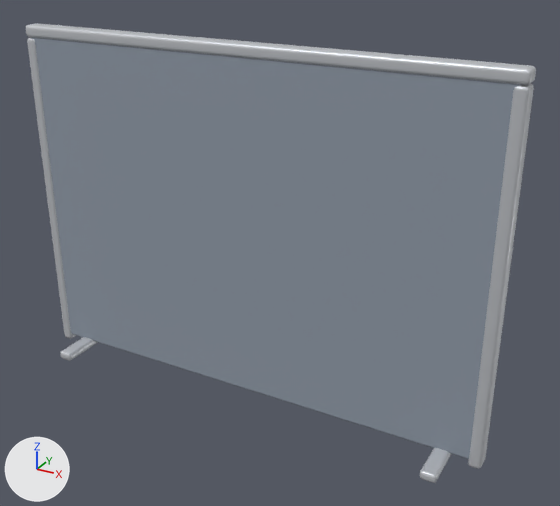
What one commit did to the glTF model assets/models/partition.glb.
Before and after are seen from a camera (50 mm lens) standing at (1.163, -1.892, 0.906) and looking at (0.106, 0.03, -0.055). Lighting does not change. The marker at lower left points along +X, +Y and +Z. The first picture is the older version.
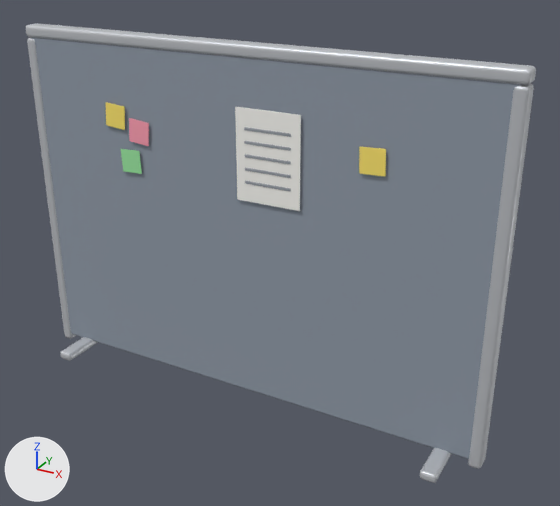
Location of each change, (x1, y1, x2, y2) in pixels of the pictures (560 x 506 px):
'Cube.010', added: after (235, 107, 301, 211)
'Cube.009', added (yellow): after (359, 146, 386, 177)
'Cube.011', added: after (244, 127, 291, 191)
'Cube.007', added (pink): after (129, 118, 149, 146)
'Cube.006', added (yellow): after (105, 102, 125, 130)
'Cube.008', added (green): after (121, 149, 142, 174)

Patch to the scene script:
```diff
--- a/assets/models/partition.glb.py
+++ b/assets/models/partition.glb.py
@@ ob_cube_011 @@
+ob_cube_011 = bpy.data.objects.new('Cube.011', me_cube_011)  # a box spanning x -0.075..0.075, y -0.001..0.001, z -0.004..0.004; a box spanning x -0.075..0.075, y -0.001..0.001, z -0.044..-0.036; a box spanning x -0.075..0.075, y -0.001..0.001, z -0.084..-0.076; a box spanning x -0.075..0.075, y -0.001..0.001, z -0.124..-0.116; a box spanning x -0.075..0.075, y -0.001..0.001, z -0.164..-0.156; in mat_printline (grey #9ba2a9)
+ob_cube_011.location = (0.1, -0.034, 0.34)
@@ ob_cube_010 @@
+ob_cube_010 = bpy.data.objects.new('Cube.010', me_cube_010)  # 24 vertices, 44 faces; spans x -0.105..0.105, y -0.002..0.002, z -0.14..0.14; in mat_printout (white #fbfaf5)
+ob_cube_010.location = (0.1, -0.032, 0.26)
@@ ob_cube_009 @@
+ob_cube_009 = bpy.data.objects.new('Cube.009', me_cube_009)  # 24 vertices, 44 faces; spans x -0.039..0.039, y -0.0015..0.0015, z -0.039..0.039; in mat_note3 (yellow #ffe76d)
+ob_cube_009.location = (0.42, -0.032, 0.3)
@@ ob_cube_008 @@
+ob_cube_008 = bpy.data.objects.new('Cube.008', me_cube_008)  # 24 vertices, 44 faces; spans x -0.0391..0.0391, y -0.0015..0.0015, z -0.0391..0.0391; in mat_note2 (green #9ce8a3)
+ob_cube_008.location = (-0.4, -0.032, 0.18)
@@ ob_cube_007 @@
+ob_cube_007 = bpy.data.objects.new('Cube.007', me_cube_007)  # 24 vertices, 44 faces; spans x -0.0406..0.0406, y -0.0015..0.0015, z -0.0406..0.0406; in mat_note1 (pink #ffa1b3)
+ob_cube_007.location = (-0.36, -0.032, 0.28)
@@ ob_cube_006 @@
+ob_cube_006 = bpy.data.objects.new('Cube.006', me_cube_006)  # 24 vertices, 44 faces; spans x -0.0403..0.0403, y -0.0015..0.0015, z -0.0403..0.0403; in mat_note0 (yellow #ffe76d)
+ob_cube_006.location = (-0.45, -0.032, 0.32)
```
